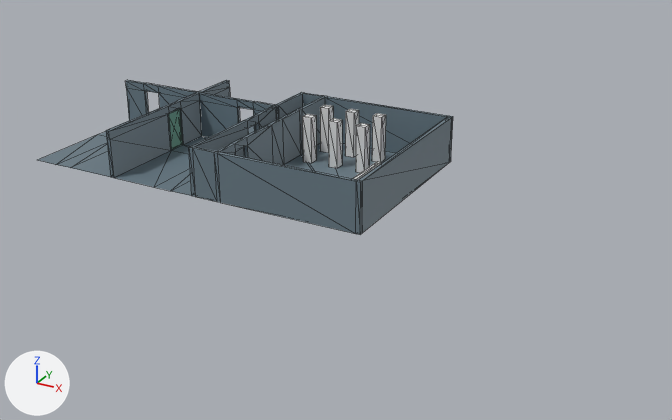
The glTF model OriginalModels/zoneTest/zone01.gltf: old version first, new version second.
Both versions are drawn from a camera (50 mm lens) standing at (29.9, -36.8, 16.8) and looking at (9.7, -0.1, -1.6). The lights are fixed; the arrows at lower left show +X, +Y and +Z. Mesh edges are drawn as thin lines. Where no turn or scale is listed for an object, it has been applied to the vertices. Vertices at the same position are counted once.
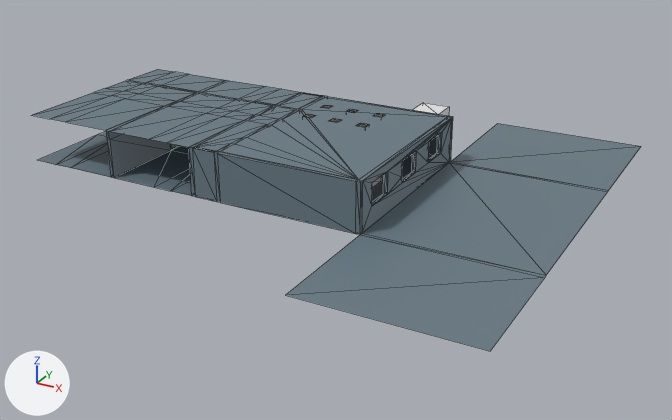
Where the change shows, as pixel boxes [x1, y1, x2, y2] in the pictures (672 x 420 px):
'zone', reshaped (45% wider, 74% taller)
    before: [38, 80, 453, 235]
    after: [38, 80, 641, 351]
'zone.001', added (blue)
    after: [32, 69, 447, 180]
'plafond', added
    after: [413, 103, 449, 116]
part 1 of me_plane, built on
    before: [362, 118, 452, 233]
    after: [277, 105, 641, 351]

Patch to the scene script:
```diff
--- a/OriginalModels/zoneTest/zone01.gltf.py
+++ b/OriginalModels/zoneTest/zone01.gltf.py
@@ me_plane @@
 # used by ob_zone; location = (0.0, 0.0, 0.0)
-me_plane.from_pydata(...)  # 182 vertices, 388 faces; spans x -5.0..13.6, y -5.0..5.0, z 0.0..2.4
+me_plane.from_pydata(...)  # 217 vertices, 466 faces; spans x -5.0..21.6, y -11.0..12.0, z 0.0..2.4
+# me_plane part 1
+# 4 faces are deleted
+# 35 vertices are added at x 13.4..21.6, y -11.0..12.0, z 0.0..2.0
+# 82 new faces join them
 me_plane.materials.append(mat_zone_mat)
@@ me_plane_002 @@
+me_plane_002.from_pydata(...)  # 74 vertices, 68 faces; spans x -5.0..13.4, y -5.0..5.0, z 2.4
+me_plane_002.materials.append(mat_zone_mat)  # blue #687a85
@@ me_cube_008 @@
+me_cube_008.from_pydata(...)  # a box spanning x -0.75..0.75, y -0.75..0.75, z -0.55..0.55
@@ ob_zone_001 @@
+ob_zone_001 = bpy.data.objects.new('zone.001', me_plane_002)
+ob_zone_001.location = (0.0, 0.0, 0.0)
@@ ob_plafond @@
+ob_plafond = bpy.data.objects.new('plafond', me_cube_008)
+ob_plafond.location = (11.6, 6.83, 1.45)
```
